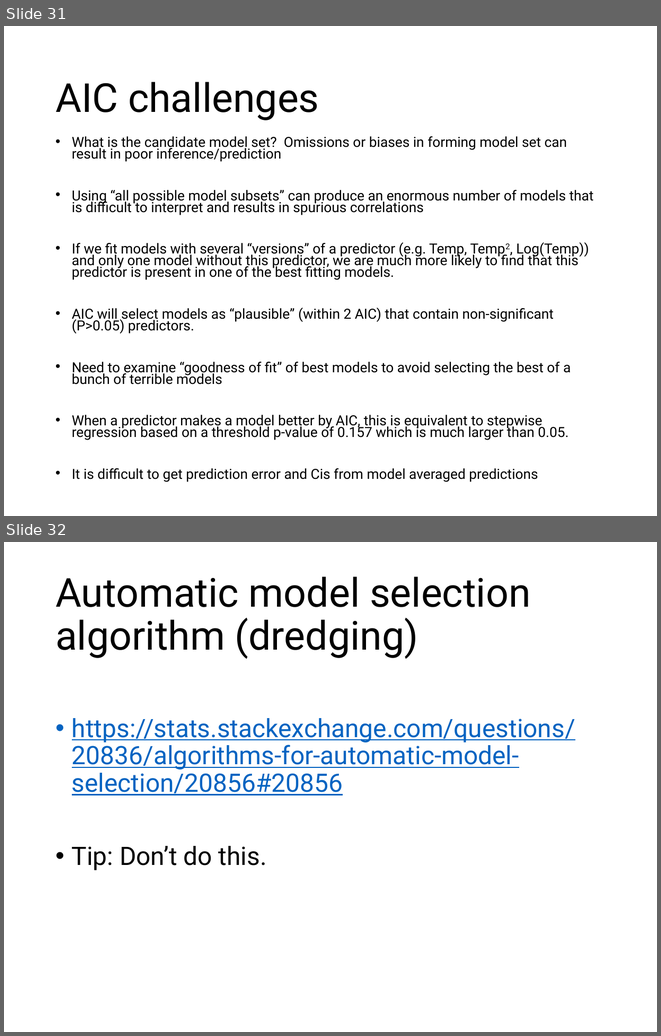
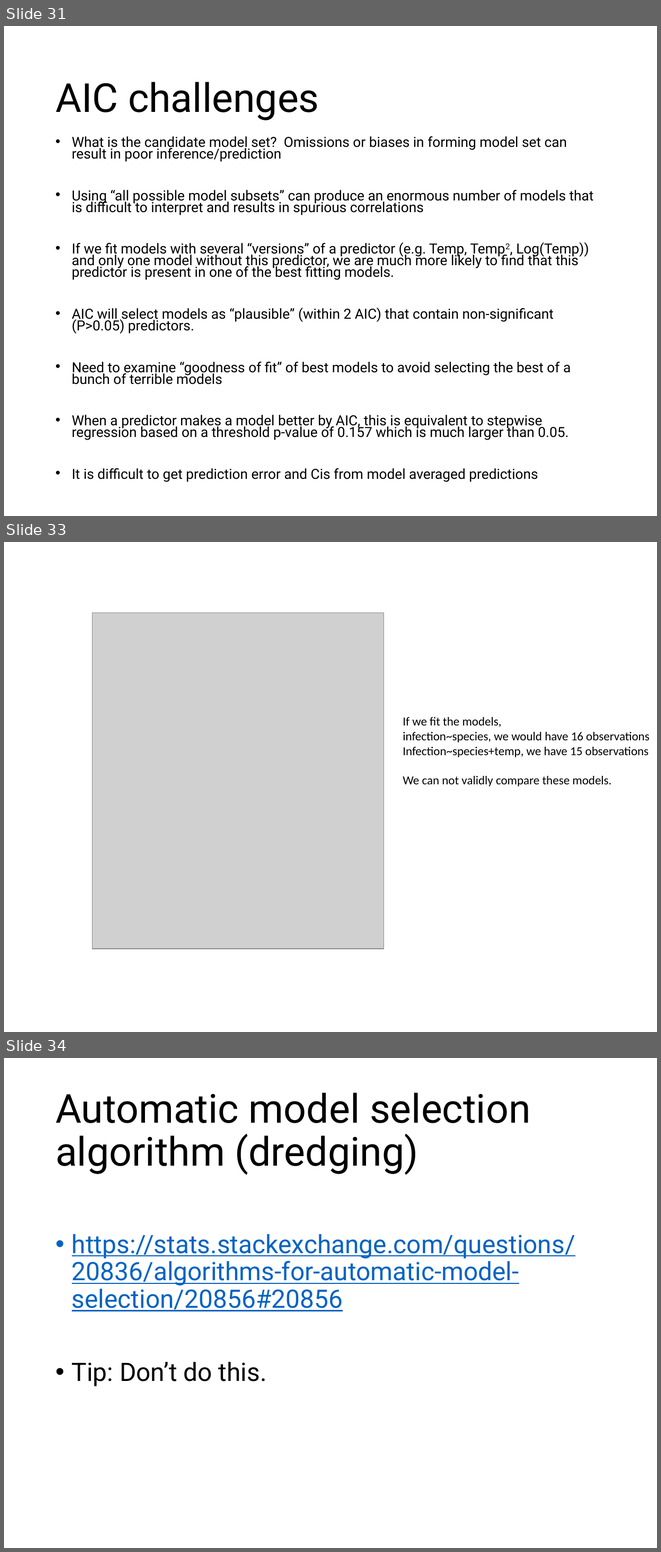
Before and after one commit to VTQuantMethodsEEB/klangwig, a slide deck: lectures/week_11_model_selection/le111_model_selection.pptx. Shown one above the other, each under a label of ours: slides 31 and 32 before the commit, slides 31, 33 and 34 after it; the slides between them are not shown. The pictures are 661x1036 and 661x1552 pixels, drawn with LibreOffice and Linux fonts; fonts in the diff are those of the drawing; grey boxes stand for pictures. Boxes give left, top, right and bottom in pixels: in the first picture for what was removed or moved away, otherwise in the second. Text is boxed around its words. In the diff, an @@ line names an element or a change of style, - is before the commit and + after.

```diff
--- a/lectures/week_11_model_selection/le111_model_selection.pptx
+++ b/lectures/week_11_model_selection/le111_model_selection.pptx
@@ slide 33 added at [4,542,657,1032], background #FFFFFF @@
@@ picture added at [92,612,384,948] @@
@@ text added at [403,717,650,786], 13.5 pt, text #000000 @@
+If we fit the models,
+infection~species, we would have 16 observations
+Infection~species+temp, we have 15 observations
+We can not validly compare these models.
@@ what was slide 32 is now slide 34 @@
```
Also in this commit, not shown: 1 other slide added, 4 other files.
